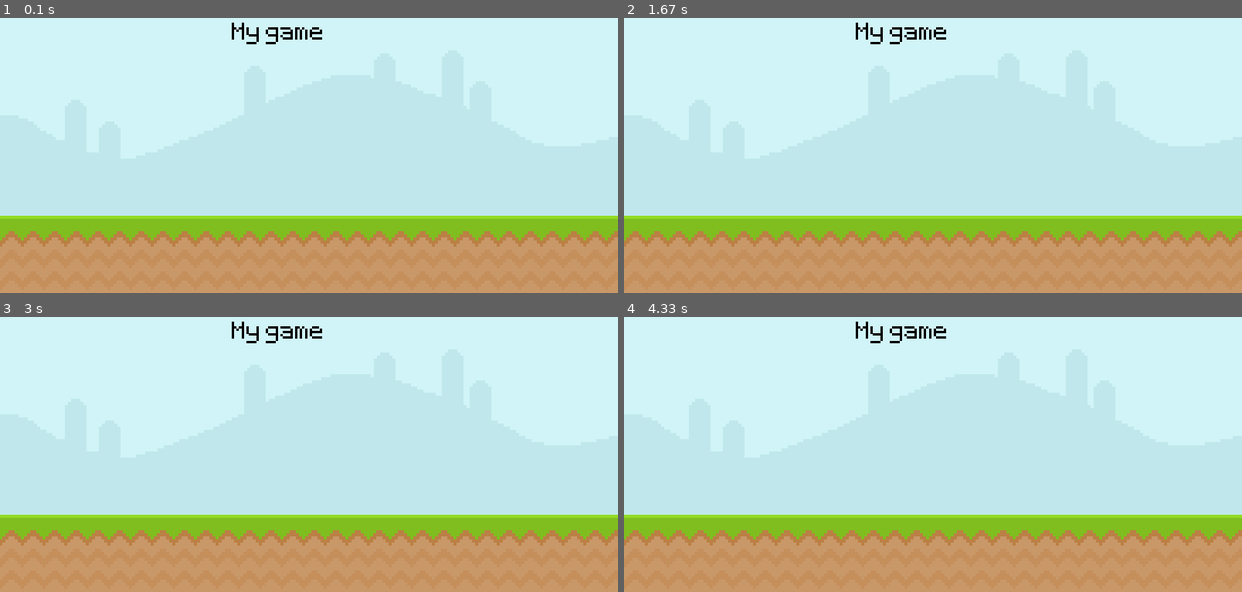
Above: before the commit, frames 1-4 (two rows, left to right).
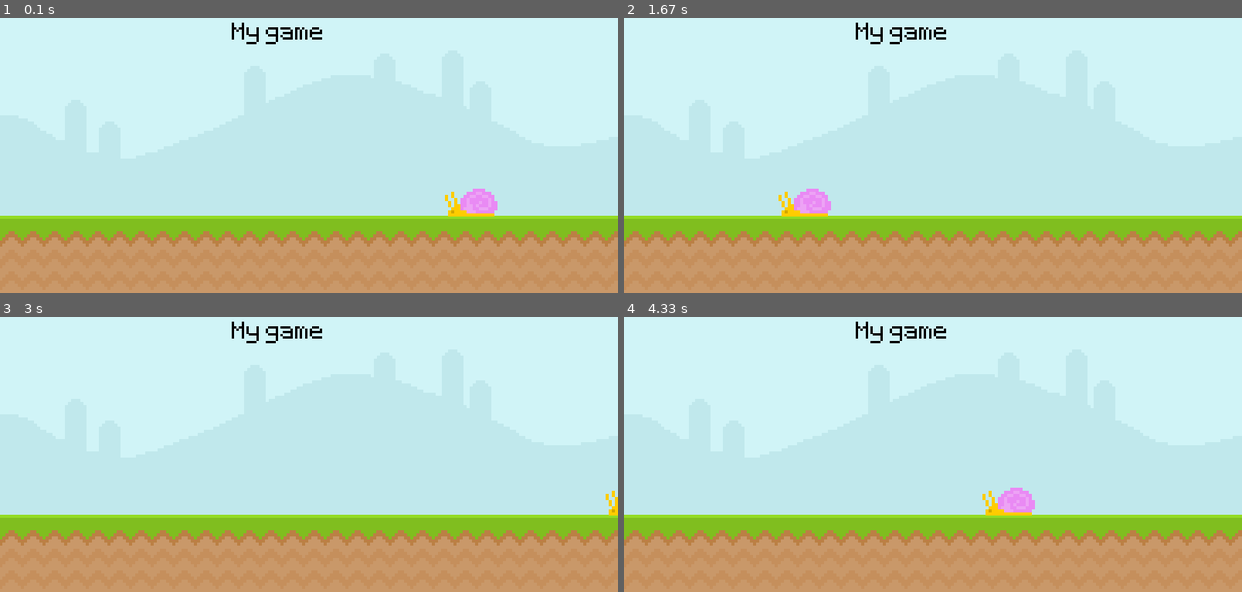
Above: after the commit, the same moments.

Repository: ajfm88/PythonPygameProjects
Game: pygame game, started from PixelRunner/main.py
The game is run twice, just before and just after one commit, with the same random seed, the same clock (stepped at 60 frames per second) and the same inputs.
Inputs:
- Up to frame 1 (0.1 s): no input
- Up to frame 2 (1.67 s): no input
- Up to frame 3 (3 s): no input
- Up to frame 4 (4.33 s): no input

The runs differ from the first frame. In frame 1, 0.6% of the frame differs, in the area x 72-81%, y 62-73%; in frame 2, 0.6%; in frame 3, 0.1%; in frame 4, 0.6%.

Commit message:
Basic animations

Diff:
--- a/PixelRunner/main.py
+++ b/PixelRunner/main.py
@@ -7,9 +7,12 @@
 clock = pygame.time.Clock()
 test_font = pygame.font.Font('PixelRunner\\font\Pixeltype.ttf', 50)
 
-sky_surface = pygame.image.load('PixelRunner\graphics\Sky.png')
-ground_surface = pygame.image.load('PixelRunner\graphics\ground.png')
+sky_surface = pygame.image.load('PixelRunner\graphics\Sky.png').convert()
+ground_surface = pygame.image.load('PixelRunner\graphics\ground.png').convert()
 text_surface = test_font.render('My game', False, 'Black')
+
+snail_surface = pygame.image.load('PixelRunner\graphics\snail\snail1.png').convert_alpha()
+snail_x_position = 600
 
 while True:
     for event in pygame.event.get():
@@ -20,6 +23,10 @@
     screen.blit(sky_surface,(0,0))
     screen.blit(ground_surface,(0,300))
     screen.blit(text_surface,(300,50))
+    snail_x_position -= 4
+    if snail_x_position < -100:
+        snail_x_position = 800
+    screen.blit(snail_surface,(snail_x_position, 265))
 
     pygame.display.update()
     clock.tick(60)
